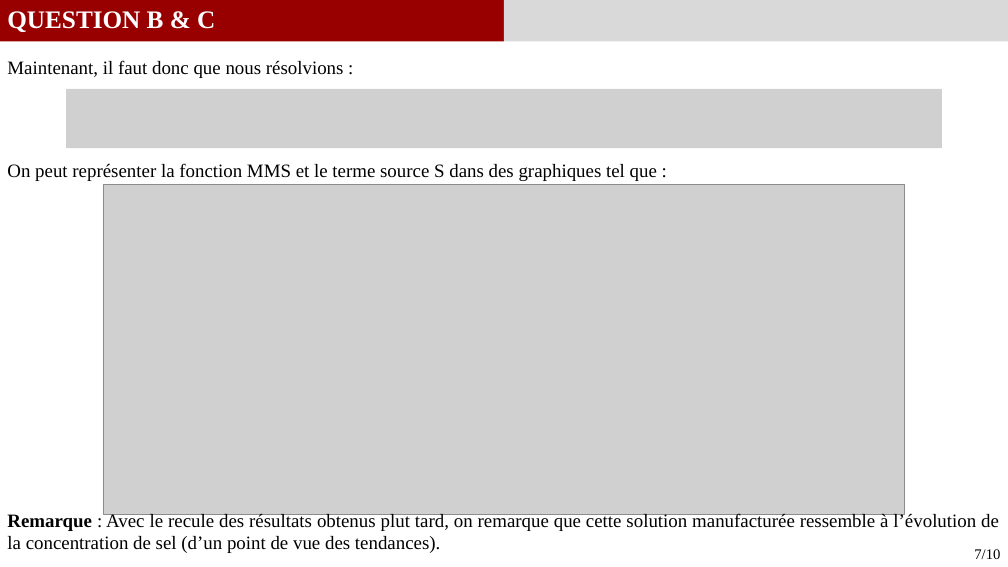
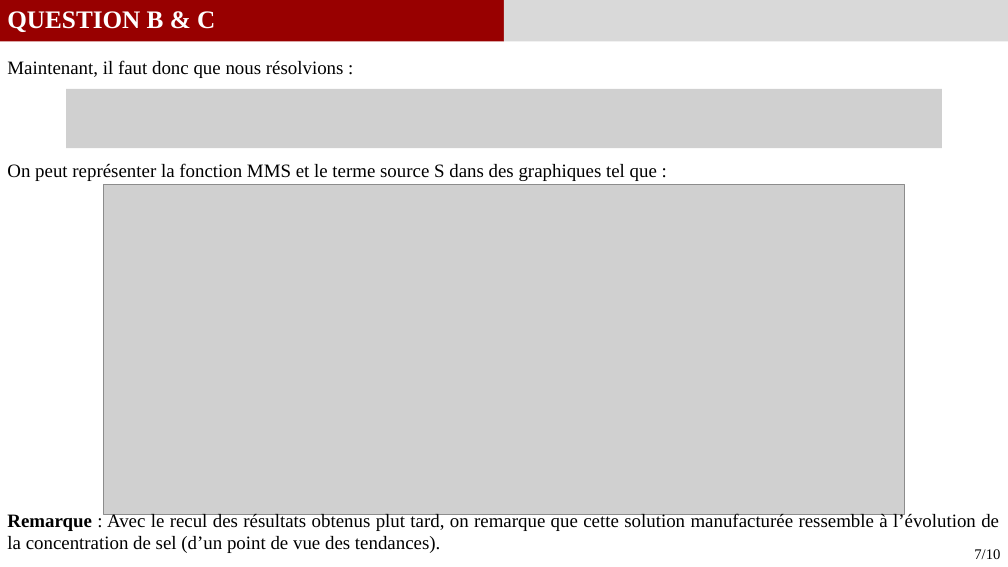
Before and after one commit to GauthierBRUNEL/MEC8211_devoir_2, a slide deck: slide 8 of doc/Rapport_Devoir2.pptx. Drawn at 1008x567 pixels with LibreOffice and Linux fonts; fonts in the diff are those of the drawing; grey boxes stand for pictures. Boxes give left, top, right and bottom in pixels: in the first picture for what was removed or moved away, otherwise in the second. Text is boxed around its words. In the diff, an @@ line names an element or a change of style, - is before the commit and + after.

```diff
--- a/doc/Rapport_Devoir2.pptx
+++ b/doc/Rapport_Devoir2.pptx
@@ text at bbox=[7, 512, 999, 553]: text changed @@
-Remarque : Avec le recule des résultats obtenus plut tard, on remarque que cette solution manufacturée ressemble à l’évolution de la concentration de sel (d’un point de vue des tendances).
+Remarque : Avec le recul des résultats obtenus plut tard, on remarque que cette solution manufacturée ressemble à l’évolution de la concentration de sel (d’un point de vue des tendances).
```
Also in this commit, not shown: 6 other slides changed.
